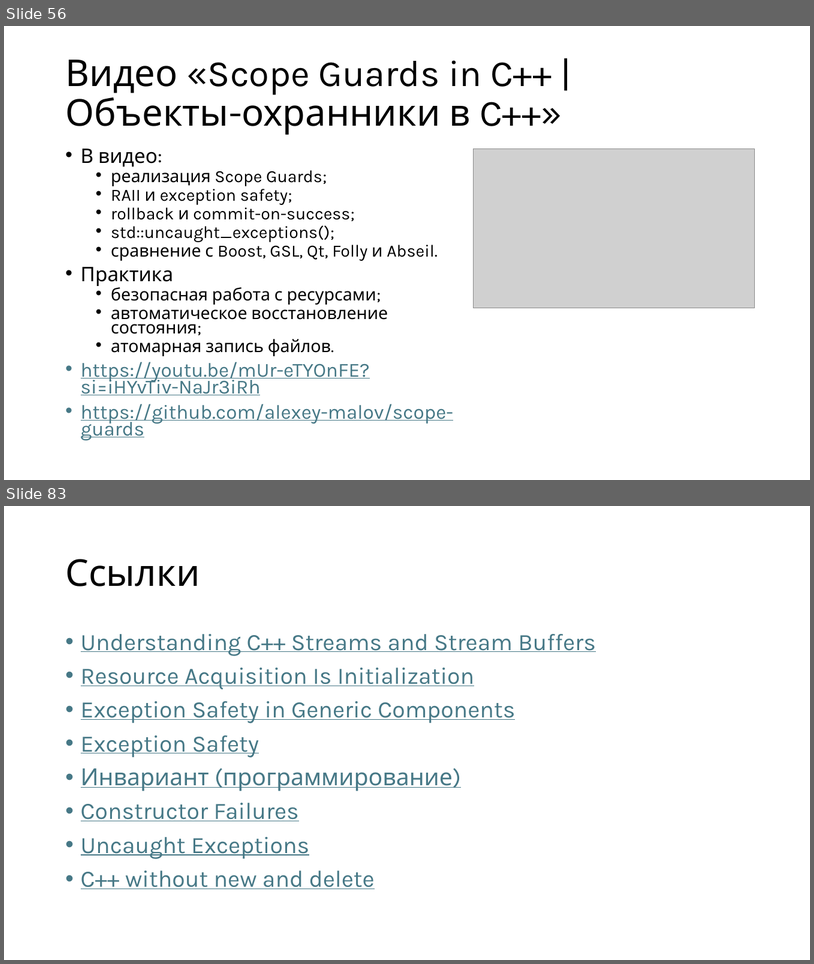
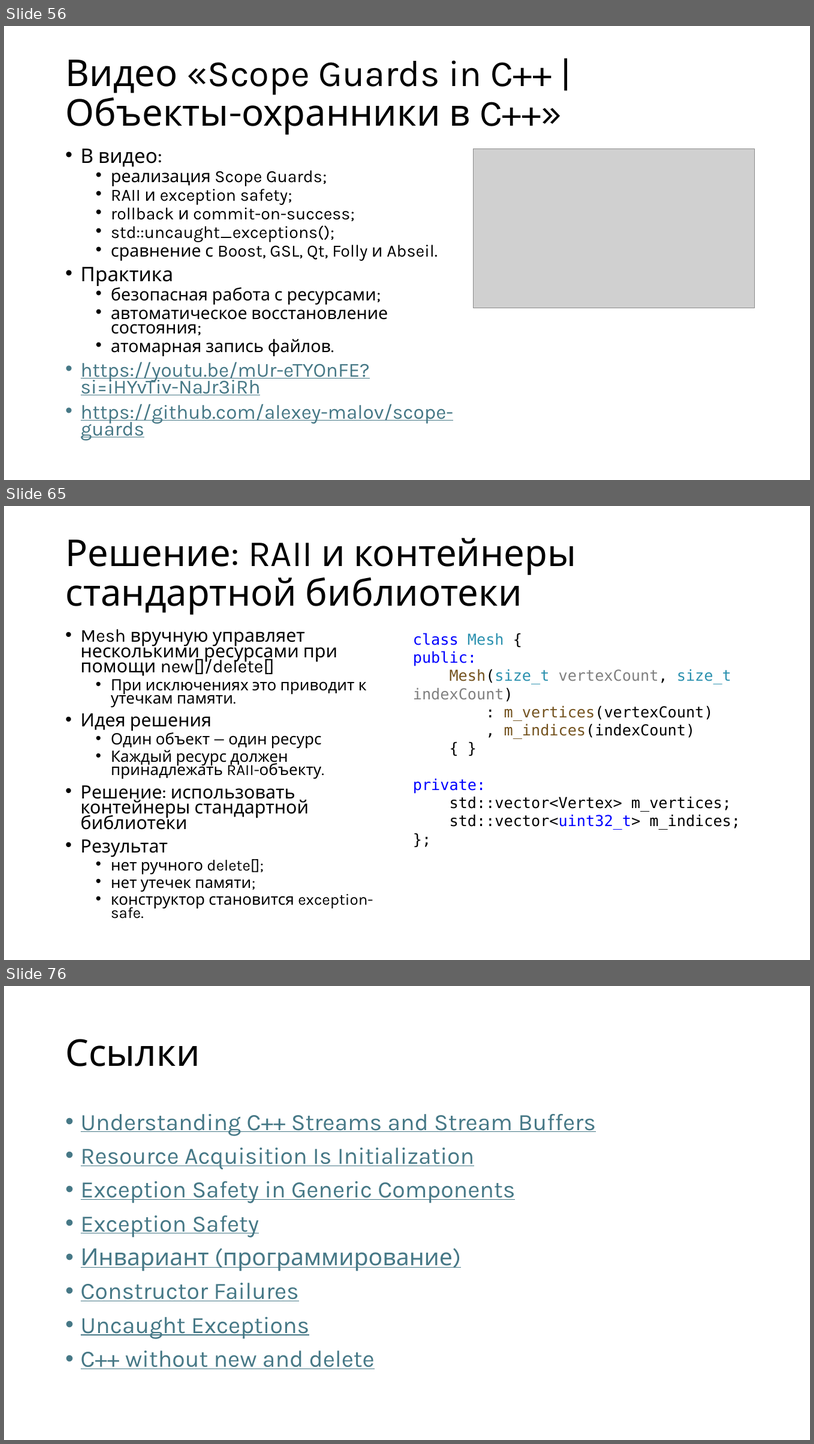
Before and after one commit to alexey-malov/oop, a slide deck: lectures/05/Обработка ошибок и исключительных ситуаций.pptx. Shown one above the other, each under a label of ours: slides 56 and 83 before the commit, slides 56, 65 and 76 after it; the slides between them are not shown. The pictures are 814x964 and 814x1444 pixels, drawn with LibreOffice and Linux fonts; fonts in the diff are those of the drawing; grey boxes stand for pictures. Boxes give left, top, right and bottom in pixels: in the first picture for what was removed or moved away, otherwise in the second. Text is boxed around its words. In the diff, an @@ line names an element or a change of style, - is before the commit and + after.

```diff
--- a/lectures/05/Обработка ошибок и исключительных ситуаций.pptx
+++ b/lectures/05/Обработка ошибок и исключительных ситуаций.pptx
@@ slide 65 added at box(4, 506, 810, 960), background #FFFFFF @@
@@ title added at box(65, 538, 576, 615), 44 pt, text #000000 @@
+Решение: RAII и контейнеры стандартной библиотеки
@@ text added at box(81, 629, 373, 918), 18.6 pt, text #000000 @@
+• Mesh вручную управляет несколькими ресурсами при помощи new[]/delete[]
+  • При исключениях это приводит к утечкам памяти.
+• Идея решения
+  • Один объект — один ресурс
+  • Каждый ресурс должен принадлежать RAII-объекту.
+• Решение: использовать контейнеры стандартной библиотеки
+• Результат
+  • нет ручного delete[];
+  • нет утечек памяти;
+  • конструктор становится exception-safe.
@@ text added at box(413, 633, 741, 829), 18 pt, text #000000 @@
+class Mesh {
+public:
+Mesh(size_t vertexCount, size_t indexCount)
+: m_vertices(vertexCount)
+, m_indices(indexCount)
+{ }
+private:
+std::vector<Vertex> m_vertices;
+std::vector<uint32_t> m_indices;
+};
@@ what was slide 83 is now slide 76 @@
```
Also in this commit, not shown: 7 slides changed, 11 other slides added, 19 slides removed, 1 other file.
